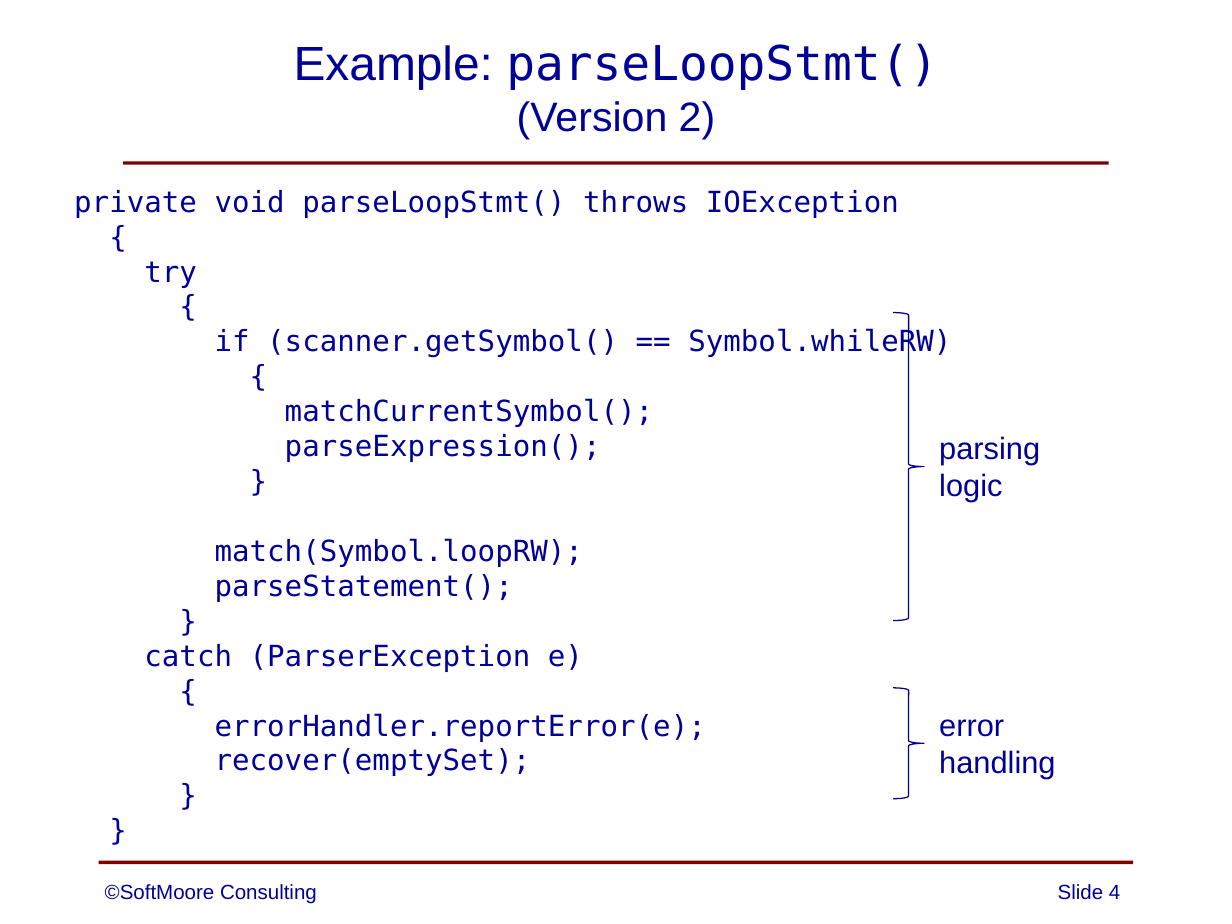
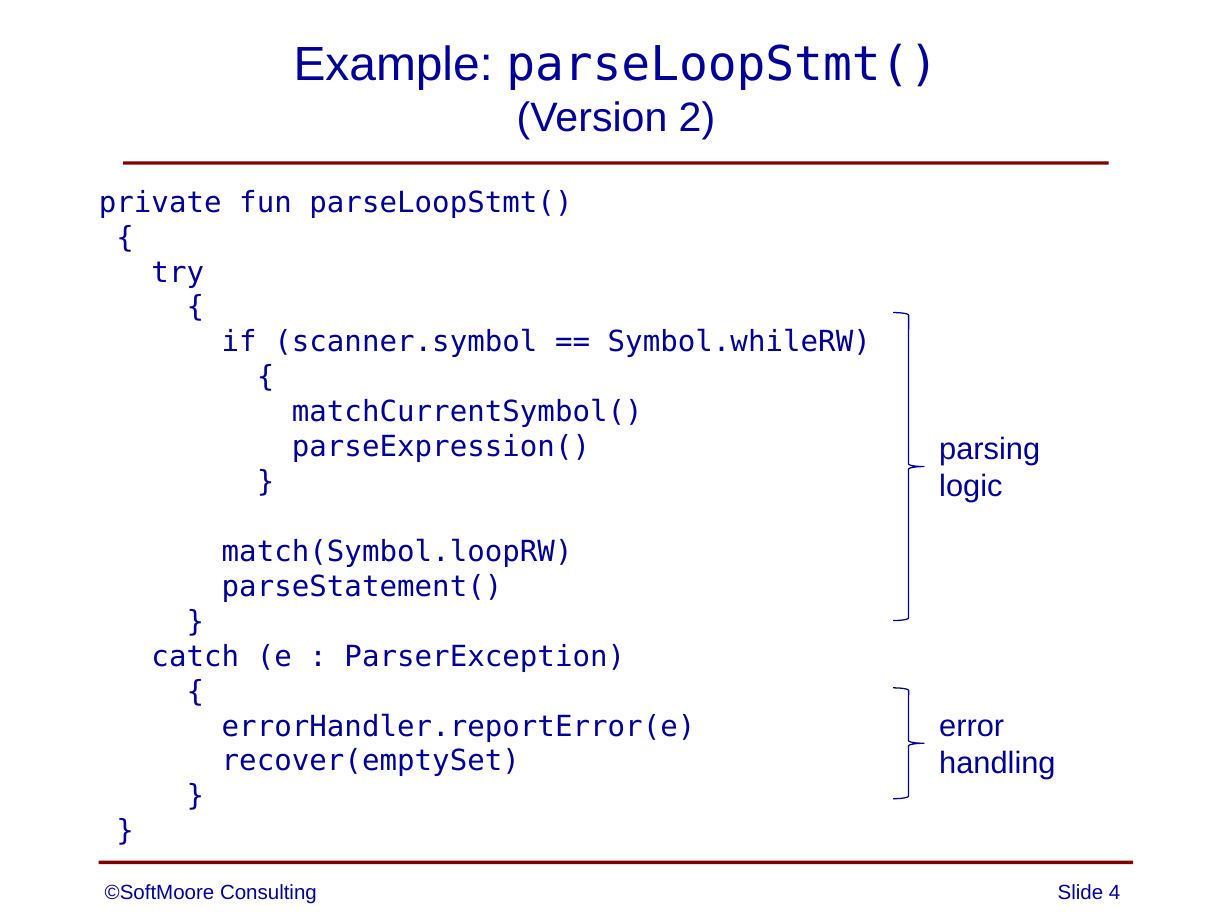
Before and after one commit to SoftMoore/CPRL-Kt-2nd, a slide deck: slide 4 of PowerPoints/06 - Syntax Analysis.pptx. Drawn at 1232x924 pixels with LibreOffice and Linux fonts; fonts in the diff are those of the drawing. Boxes give left, top, right and bottom in pixels: in the first picture for what was removed or moved away, otherwise in the second. Text is boxed around its words. In the diff, an @@ line names an element or a change of style, - is before the commit and + after.

```diff
--- a/PowerPoints/06 - Syntax Analysis.pptx
+++ b/PowerPoints/06 - Syntax Analysis.pptx
@@ text at <box>99,190,572,218</box>: text changed @@
-private void parseLoopStmt() throws IOException
+private fun parseLoopStmt()
@@ text at <box>151,261,204,288</box>: indent changed @@
@@ text at <box>222,328,871,357</box>: text changed @@
-if (scanner.getSymbol() == Symbol.whileRW)
+if (scanner.symbol == Symbol.whileRW)
@@ text at <box>292,398,643,462</box>: text changed @@
-matchCurrentSymbol();
-parseExpression();
+matchCurrentSymbol()
+parseExpression()
@@ text at <box>222,538,573,602</box>: text changed @@
-match(Symbol.loopRW);
-parseStatement();
+match(Symbol.loopRW)
+parseStatement()
@@ text at <box>151,644,625,672</box>: text changed @@
-catch (ParserException e)
+catch (e : ParserException)
@@ text at <box>222,713,696,776</box>: text changed @@
-errorHandler.reportError(e);
-recover(emptySet);
+errorHandler.reportError(e)
+recover(emptySet)
```
Also in this commit, not shown: 1 other slide changed.
